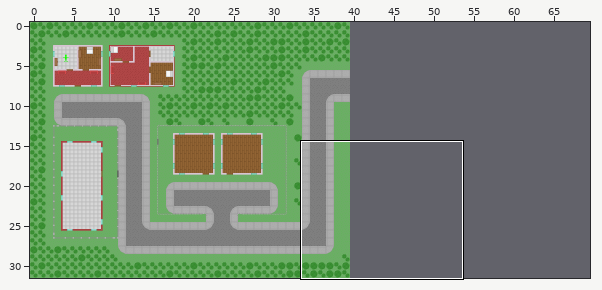
Tiled map (JSON), stored at maps/Map1.json. The picture above shows the old version from afar; the outline marks the close-up.
Close-up. Before:
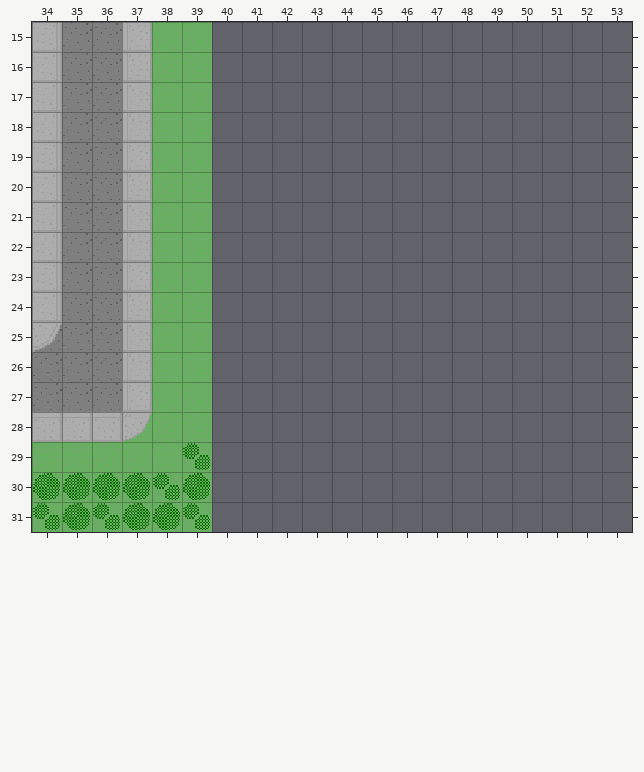
Cells are 20x20 px. Shown: x 34..53, y 15..31. The commit also changed other parts of the map, which this record leaves out. The old version is drawn lined up with the new one. Layer "Walls" is drawn -10,-10 px off the grid. Layer "WallsDetail" is drawn -10,-10 px off the grid.
After the commit:
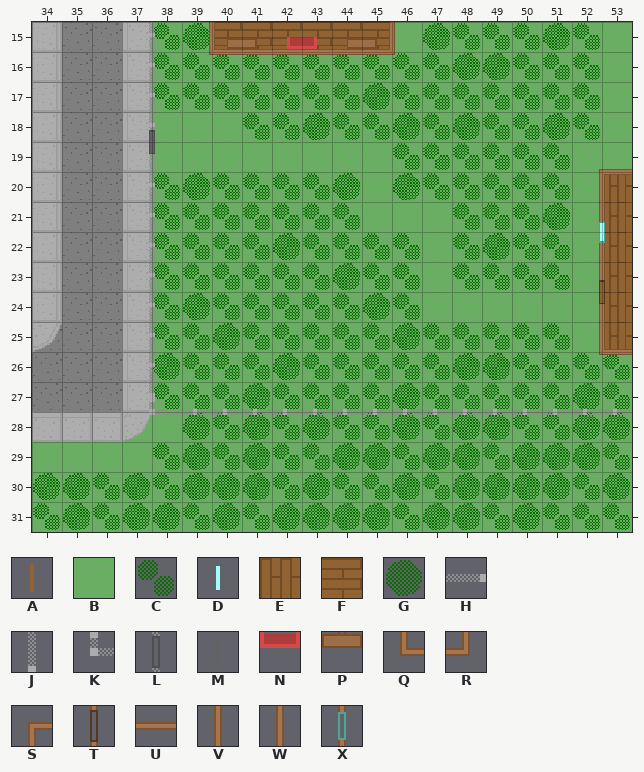
Key: from "TilesetGround": A 42 turned 90 "Door1", B 43 "Grass1", C 48 "Vegetation1", D 55 turned 90 "Window1", E 56 "Wood1", F 56 turned 90 "Wood1", G 57 "Vegetation2", H 63 turned 180 "Fence1", J 63 turned 270 "Fence1", K 64 "FenceCorner1", L 65 turned 90 "FenceDoor1", M 66 turned 90 "Door2", N 67 turned 180 "Sofa1", P 68 turned 180 "Closet1", Q 84 "WallCorner4", R 84 turned 270 "WallCorner4", S 84 turned 90 "WallCorner4", T 85 turned 90 "WallDoor4", U 87 "WallStraight4", V 87 turned 270 "WallStraight4", W 87 turned 90 "WallStraight4", X 89 turned 90 "WallWindow4".
_ is an empty cell.
Diff:
map size 40x32 -> 70x32 cells
Layer "Ground":
The author put tile B in row 15 at x 46 to 53; in rows 16 to 19 at x 40 to 53; in rows 20 to 25 at x 40 to 52; in rows 26 to 31 at x 40 to 53.
The author put tile E in rows 20 to 25 at x 53.
The author put tile F in row 15 at x 40 to 45.
Layer "GroundDetail":
Tile G becomes tile C in row 30 at x 36.
The author put tile C in row 15 at x 38, 48 to 50 and 52; in row 16 at x 38 to 47 and 50 to 52; in row 17 at x 38 to 44 and 46 to 52; in row 18 at x 41 to 42, 44 to 45, 47, 49 to 50 and 52; in row 19 at x 46 to 51; in row 20 at x 38, 40 to 43 and 47 to 51.
The author put tile C in row 21 at x 38 to 44 and 48 to 50; in row 22 at x 38 to 41, 43 to 46, 48 and 50 to 51; in row 23 at x 38 to 43, 45 to 46 and 48 to 51; in row 24 at x 38, 40 to 44 and 46; in row 25 at x 38 to 39, 41 to 45 and 47 to 51; in row 26 at x 39 to 41, 43 to 47 and 50 to 53.
The author put tile C in row 27 at x 38 to 40, 42 to 45, 47 to 51 and 53; in row 28 at x 40, 42, 44 to 45, 47 and 50 to 51; in row 29 at x 38, 40, 42 to 43, 46, 49 and 53; in row 30 at x 42, 44 to 45, 47 and 52; in row 31 at x 41, 46, 49 and 51 to 53.
Tile C becomes tile G in row 29 at x 39.
The author put tile G in row 15 at x 39, 47 and 51; in row 16 at x 48 to 49; in row 17 at x 45; in row 18 at x 43, 46, 48 and 51; in row 20 at x 39, 44 and 46; in row 21 at x 51.
The author put tile G in row 22 at x 42 and 49; in row 23 at x 44; in row 24 at x 39 and 45; in row 25 at x 40 and 46; in row 26 at x 38, 42 and 48 to 49; in row 27 at x 41, 46 and 52.
The author put tile G in row 28 at x 39, 41, 43, 46, 48 to 49 and 52 to 53; in row 29 at x 41, 44 to 45, 47 to 48 and 50 to 52; in row 30 at x 40 to 41, 43, 46, 48 to 51 and 53; in row 31 at x 40, 42 to 45, 47 to 48 and 50.
Layer "Walls":
The author put tile H in row 28 at x 39 to 53.
The author put tile J in rows 15 to 18 at x 38; in rows 20 to 27 at x 38.
The author put tile K in row 28 at x 38.
The author put tile L in row 19 at x 38.
The author put tile Q in row 16 at x 40; in row 26 at x 53.
The author put tile R in row 16 at x 46.
The author put tile S in row 20 at x 53.
The author put tile T in row 24 at x 53.
The author put tile U in row 16 at x 41 to 45.
The author put tile V in row 15 at x 46.
The author put tile W in row 15 at x 40; in row 21 at x 53; in row 23 at x 53; in row 25 at x 53.
The author put tile X in row 22 at x 53.
Layer "WallsDetail":
The author put tile A in row 24 at x 53.
The author put tile D in row 22 at x 53.
The author put tile M in row 19 at x 38.
The author put tile N in row 16 at x 43.
The author put tile P in row 16 at x 41 and 45.
Boxes around the changes in both close-ups, in picture pixels (x1, y1, x2, y2):
changed: (149, 22, 632, 532)
changed: (93, 473, 120, 500)
